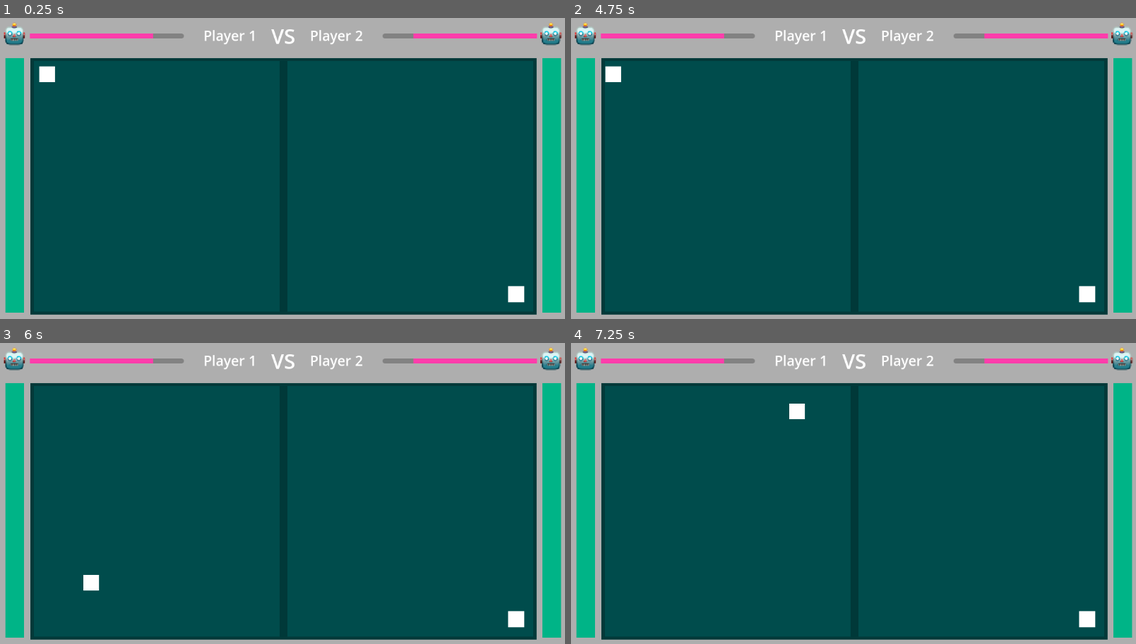
Above: before the commit, frames 1-4 (two rows, left to right).
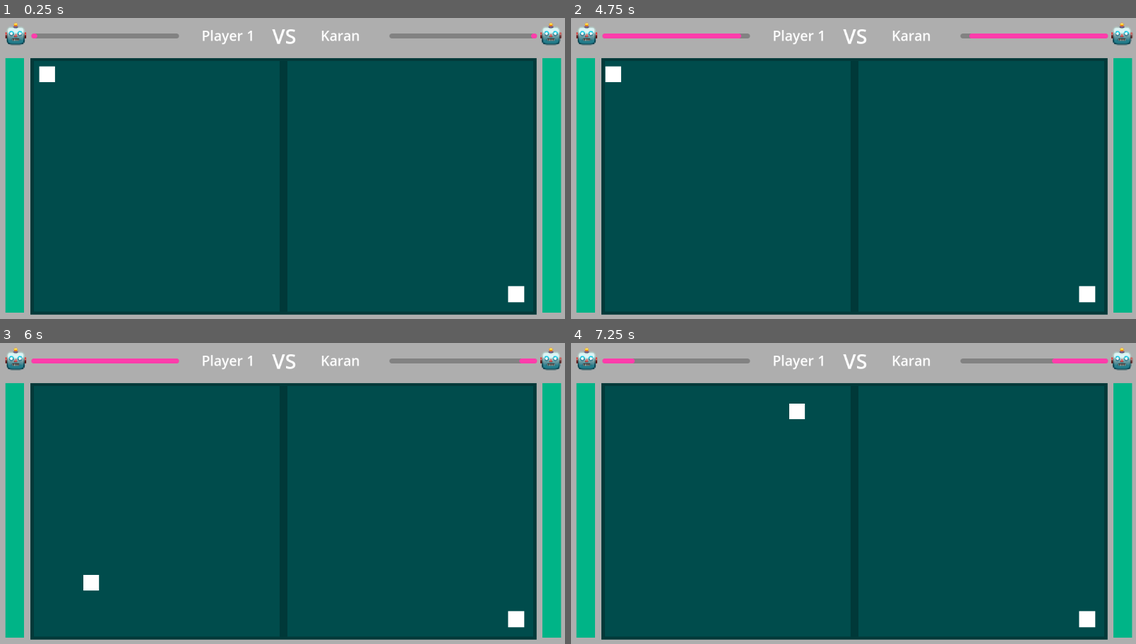
Above: after the commit, the same moments.

Repository: devashishp1999/robot-shooting-battle
Game: Godot game, scene res://scenes/game_scenes/game.tscn
Same seed, same stepped clock (60 frames per second), same inputs: the game is played once before the commit and once after it. Before the commit the project starts from res://scenes/game.tscn.
Inputs:
- Up to frame 1 (0.25 s): no input
- Up to frame 2 (4.75 s): tap Enter at 0.5 s; hold D (l_right) 0.53-1.28 s; tap E (lsp1) at 0.6, 1.55, 2.85, 4.55 s; tap . (rsp1) at 0.8, 1.35, 2.3, 3.8, 4.35 s; hold S (l_down) 1.28-2.03 s; hold D (l_right) 2.03-2.78 s; tap Space (l_shoot) at 2.1, 2.75 s; hold W (l_up) 2.78-3.53 s; hold A (l_left) from 3.53 s (still down); tap / (r_shoot) at 3.6 s
- Up to frame 3 (6 s): tap Enter at 5 s; release A (l_left) at 5.03 s; hold S (l_down) 5.03-5.78 s; tap E (lsp1) at 5.1 s; tap . (rsp1) at 5.3, 5.85 s; hold D (l_right) from 5.78 s (still down)
- Up to frame 4 (7.25 s): tap E (lsp1) at 6.05 s; release D (l_right) at 6.53 s; hold W (l_up) from 6.53 s (still down); tap Space (l_shoot) at 6.6 s; tap . (rsp1) at 6.8 s

The runs differ from the first frame. In frame 1, 1.2% of the frame differs, in the area x 0-96%, y 1-10%; in frame 2, 0.7%; in frame 3, 0.9%; in frame 4, 1.0%.

Commit message:
restructring, shooting and super power gameplay

Diff:
--- /dev/null
+++ b/Global.gd
@@ -0,0 +1,8 @@
+extends Node
+
+# Player Left
+var l_player_name := 'Player 1'
+
+
+# Player Right
+var r_player_name := 'Karan'
--- a/project.godot
+++ b/project.godot
@@ -14,6 +14,10 @@
 run/main_scene="uid://bog0g3fnqau72"
 config/features=PackedStringArray("4.4", "Mobile")
 config/icon="res://icon.svg"
+
+[autoload]
+
+Global="*res://Global.gd"
 
 [display]
 
--- a/scenes/game.tscn
+++ b/scenes/game_scenes/game.tscn
@@ -2,18 +2,30 @@
 
 [ext_resource type="Script" uid="uid://8rw21715swen" path="res://scripts/game.gd" id="1_lnu2h"]
 [ext_resource type="Texture2D" uid="uid://cqrpyxanrrck8" path="res://assets/white_tile.png" id="1_uwrxv"]
-[ext_resource type="PackedScene" uid="uid://omrjqs00dnis" path="res://scenes/arena.tscn" id="2_yqjtg"]
+[ext_resource type="PackedScene" uid="uid://omrjqs00dnis" path="res://scenes/game_scenes/arena.tscn" id="2_yqjtg"]
 [ext_resource type="Texture2D" uid="uid://bxjo1p7h26a8w" path="res://assets/robot_face.png" id="3_iywne"]
-[ext_resource type="PackedScene" uid="uid://cmojqegg2pny6" path="res://scenes/player_area.tscn" id="4_lbhrr"]
+[ext_resource type="PackedScene" uid="uid://cmojqegg2pny6" path="res://scenes/game_scenes/player_area.tscn" id="4_lbhrr"]
 
 [sub_resource type="StyleBoxFlat" id="StyleBoxFlat_lbhrr"]
 bg_color = Color(5.29438e-06, 0.705264, 0.530587, 1)
+corner_radius_top_left = 6
+corner_radius_top_right = 6
+corner_radius_bottom_right = 6
+corner_radius_bottom_left = 6
 
 [sub_resource type="StyleBoxFlat" id="StyleBoxFlat_iywne"]
 bg_color = Color(0.965691, 0.381871, 0.33667, 1)
+corner_radius_top_left = 6
+corner_radius_top_right = 6
+corner_radius_bottom_right = 6
+corner_radius_bottom_left = 6
 
 [sub_resource type="StyleBoxFlat" id="StyleBoxFlat_p57ef"]
 bg_color = Color(1, 0.238481, 0.670573, 1)
+corner_radius_top_left = 6
+corner_radius_top_right = 6
+corner_radius_bottom_right = 6
+corner_radius_bottom_left = 6
 
 [node name="Game" type="Node2D"]
 script = ExtResource("1_lnu2h")
@@ -73,6 +85,7 @@
 anchors_preset = 15
 anchor_right = 1.0
 anchor_bottom = 1.0
+offset_left = 3.0
 grow_horizontal = 2
 grow_vertical = 2
 theme_override_constants/separation = 40
@@ -117,6 +130,7 @@
 
 [node name="LPlayerName" type="Label" parent="UI/TopUI/Names"]
 unique_name_in_owner = true
+custom_minimum_size = Vector2(120, 0)
 layout_mode = 2
 theme_override_font_sizes/font_size = 28
 text = "Player 1"
@@ -130,6 +144,7 @@
 
 [node name="RPlayerName" type="Label" parent="UI/TopUI/Names"]
 unique_name_in_owner = true
+custom_minimum_size = Vector2(120, 0)
 layout_mode = 2
 theme_override_font_sizes/font_size = 28
 text = "Player 2"
@@ -144,6 +159,7 @@
 alignment = 1
 
 [node name="RSPBar" type="ProgressBar" parent="UI/TopUI/Right"]
+unique_name_in_owner = true
 custom_minimum_size = Vector2(0, 10)
 layout_mode = 2
 size_flags_horizontal = 3
@@ -164,6 +180,11 @@
 scale = Vector2(1.5, 1.5)
 texture = ExtResource("3_iywne")
 
+[node name="RSPTimer" type="Timer" parent="UI/TopUI/Right"]
+unique_name_in_owner = true
+process_callback = 0
+wait_time = 0.1
+
 [node name="Arena" parent="." instance=ExtResource("2_yqjtg")]
 position = Vector2(578, 351)
 scale = Vector2(1.67, 1.67)
@@ -176,3 +197,6 @@
 size_flags_horizontal = 0
 
 [connection signal="timeout" from="UI/TopUI/Left/LSPTimer" to="." method="_on_lsp_timer_timeout"]
+[connection signal="timeout" from="UI/TopUI/Right/RSPTimer" to="." method="_on_rsp_timer_timeout"]
+[connection signal="lsp" from="PlayerAreas" to="." method="_on_player_areas_lsp"]
+[connection signal="rsp" from="PlayerAreas" to="." method="_on_player_areas_rsp"]
--- a/scenes/player_area.tscn
+++ b/scenes/game_scenes/player_area.tscn
@@ -1,6 +1,6 @@
 [gd_scene load_steps=7 format=3 uid="uid://cmojqegg2pny6"]
 
-[ext_resource type="Script" uid="uid://d2y008r5be2gf" path="res://scenes/players_wrapper.gd" id="1_q2auh"]
+[ext_resource type="Script" uid="uid://d2y008r5be2gf" path="res://scripts/players_wrapper.gd" id="1_q2auh"]
 [ext_resource type="Texture2D" uid="uid://cqrpyxanrrck8" path="res://assets/white_tile.png" id="1_r5u54"]
 [ext_resource type="Script" uid="uid://cguf5y0nbui3m" path="res://scripts/player_left.gd" id="2_6wiya"]
 [ext_resource type="Script" uid="uid://bdxjnj7gf1ua8" path="res://scripts/player_right.gd" id="3_q2auh"]
@@ -18,7 +18,6 @@
 position = Vector2(150, 150)
 
 [node name="CollisionShape2D" type="CollisionShape2D" parent="AreaLeft"]
-visible = false
 position = Vector2(0, 3)
 shape = SubResource("RectangleShape2D_q2auh")
 
@@ -32,7 +31,6 @@
 position = Vector2(460, 150)
 
 [node name="CollisionShape2D" type="CollisionShape2D" parent="AreaRight"]
-visible = false
 position = Vector2(0, 3)
 shape = SubResource("RectangleShape2D_q2auh")
 
@@ -73,6 +71,8 @@
 position = Vector2(-12, 0)
 
 [connection signal="died" from="PlayerLeft" to="." method="_on_player_left_died"]
+[connection signal="super_power" from="PlayerLeft" to="." method="_on_player_left_super_power"]
 [connection signal="update" from="PlayerLeft" to="." method="_on_player_left_update"]
 [connection signal="died" from="PlayerRight" to="." method="_on_player_right_died"]
+[connection signal="super_power" from="PlayerRight" to="." method="_on_player_right_super_power"]
 [connection signal="update" from="PlayerRight" to="." method="_on_player_right_update"]
--- a/scripts/game.gd
+++ b/scripts/game.gd
@@ -1,12 +1,28 @@
 extends Node2D
 
 @onready var player_areas: Node2D = $PlayerAreas
+
 @onready var lsp_bar: ProgressBar = %LSPBar
 @onready var lsp_timer: Timer = %LSPTimer
 
+@onready var rsp_bar: ProgressBar = %RSPBar
+@onready var rsp_timer: Timer = %RSPTimer
+
 func _ready() -> void:
-	pass
+	set_health_bars()
+	set_player_names()
 
+
+
+func set_health_bars():
+	lsp_bar.value = 0
+	rsp_bar.value = 0
+	lsp_timer.start()
+	rsp_timer.start()
+
+func set_player_names():
+	%LPlayerName.text = Global.l_player_name
+	%RPlayerName.text = Global.r_player_name
 
 func _on_lsp_timer_timeout() -> void:
 	var LPlayer: CharacterBody2D = player_areas.player_left
@@ -19,3 +35,23 @@
 		LPlayer.can_use_superpower = true
 		lsp_bar.value = 100
 		lsp_timer.stop()
+
+func _on_rsp_timer_timeout() -> void:
+	var RPlayer: CharacterBody2D = player_areas.player_right
+
+	if RPlayer.superpower_timer_progress < RPlayer.superpower_fill_time:
+		RPlayer.superpower_timer_progress += 0.1
+		var progress = (RPlayer.superpower_timer_progress / RPlayer.superpower_fill_time) * 100.0
+		rsp_bar.value = progress
+	else:
+		RPlayer.can_use_superpower = true
+		rsp_bar.value = 100
+		rsp_timer.stop()
+
+
+func _on_player_areas_lsp() -> void:
+	lsp_timer.start()
+
+
+func _on_player_areas_rsp() -> void:
+	rsp_timer.start()
--- a/scripts/player_left.gd
+++ b/scripts/player_left.gd
@@ -4,7 +4,7 @@
 signal super_power
 signal died
 
-const BULLET = preload("res://scenes/bullet.tscn")
+const BULLET = preload("res://scenes/game_scenes/bullet.tscn")
 const SPEED = 500
 const ARENA_SIZE = Vector2(290, 296)
 
@@ -30,7 +30,7 @@
 		shoot()
 
 	if Input.is_action_just_pressed("lsp1"):
-		superPower()
+		use_superpower()
 
 
 func shoot():
@@ -39,9 +39,8 @@
 	bullet.shooter = self
 	get_tree().current_scene.add_child(bullet)
 
-func superPower():
-	if !can_use_superpower:
-		return
+func use_superpower():
+	if !can_use_superpower: return
 
 	super_power.emit()
 	can_use_superpower = false
--- a/scripts/player_right.gd
+++ b/scripts/player_right.gd
@@ -1,15 +1,18 @@
 extends CharacterBody2D
 
 signal update
+signal super_power
 signal died
 
-const BULLET = preload("res://scenes/bullet.tscn")
+const BULLET = preload("res://scenes/game_scenes/bullet.tscn")
 
 const SPEED = 500
 const ARENA_SIZE = Vector2(290, 296)
 
 var health = 100;
-var has_super_power = false
+var can_use_superpower := false
+var superpower_fill_time := 5.0  # seconds
+var superpower_timer_progress := 0.0
 
 func _ready() -> void:
 	emitUpdates()
@@ -26,8 +29,7 @@
 		shoot()
 
 	if Input.is_action_just_pressed("rsp1"):
-		if has_super_power:
-			superPower()
+		use_superpower()
 
 
 func shoot():
@@ -38,12 +40,12 @@
 	get_tree().current_scene.add_child(bullet)
 
 
-func superPower():
-	if !has_super_power:
-		return
+func use_superpower():
+	if !can_use_superpower: return
 
-	print('Right SUPER POWER');
-	has_super_power = false;
+	super_power.emit()
+	can_use_superpower = false
+	superpower_timer_progress = 0.0
 
 func take_damage(amount = 10):
 	decrease_health(amount)
--- a/scenes/players_wrapper.gd
+++ b/scripts/players_wrapper.gd
@@ -1,10 +1,14 @@
 extends Node2D
 
 signal updated
+signal lsp
+signal rsp
 
 @onready var player_left: CharacterBody2D = $PlayerLeft
 @onready var player_right: CharacterBody2D = $PlayerRight
 
+func _ready() -> void:
+	pass
 
 # updates health-bar value and color
 func updateHealthBar(healthBar: ProgressBar, health: int):
@@ -40,3 +44,10 @@
 func _on_player_right_died() -> void:
 	print('right died')
 	get_tree().paused = true
+
+
+func _on_player_left_super_power() -> void:
+	lsp.emit()
+
+func _on_player_right_super_power() -> void:
+	rsp.emit()
Not shown, added: Global.gd.uid
Renamed: scenes/arena.tscn -> scenes/game_scenes/arena.tscn
Not shown: 3 places in scenes/game_scenes/bullet.tscn that only renumber resources
Renamed: scenes/players_wrapper.gd.uid -> scripts/players_wrapper.gd.uid
